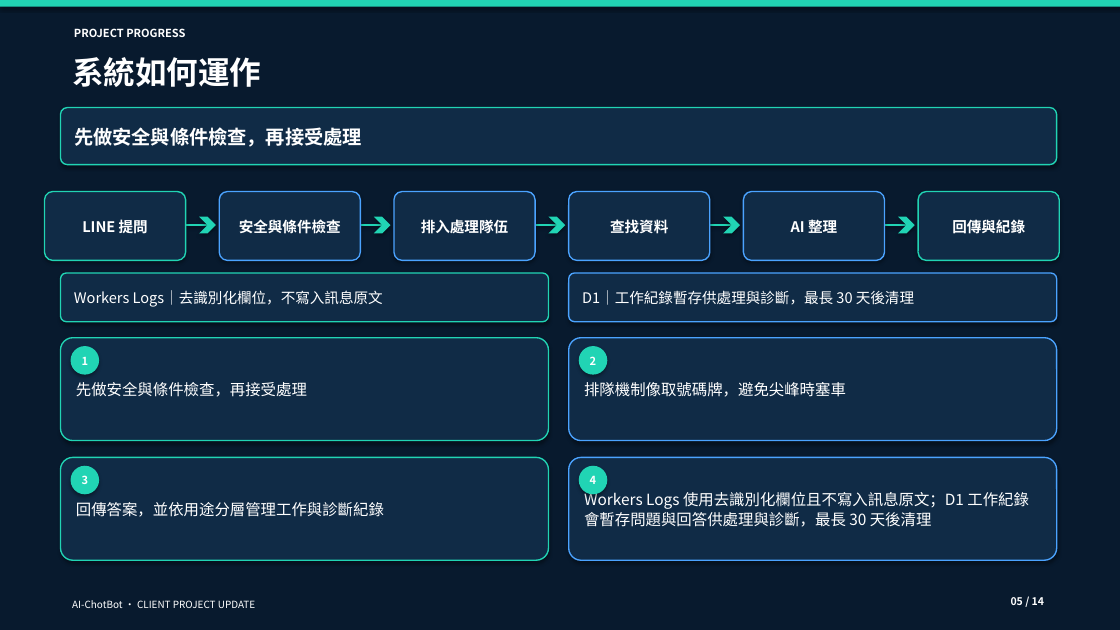
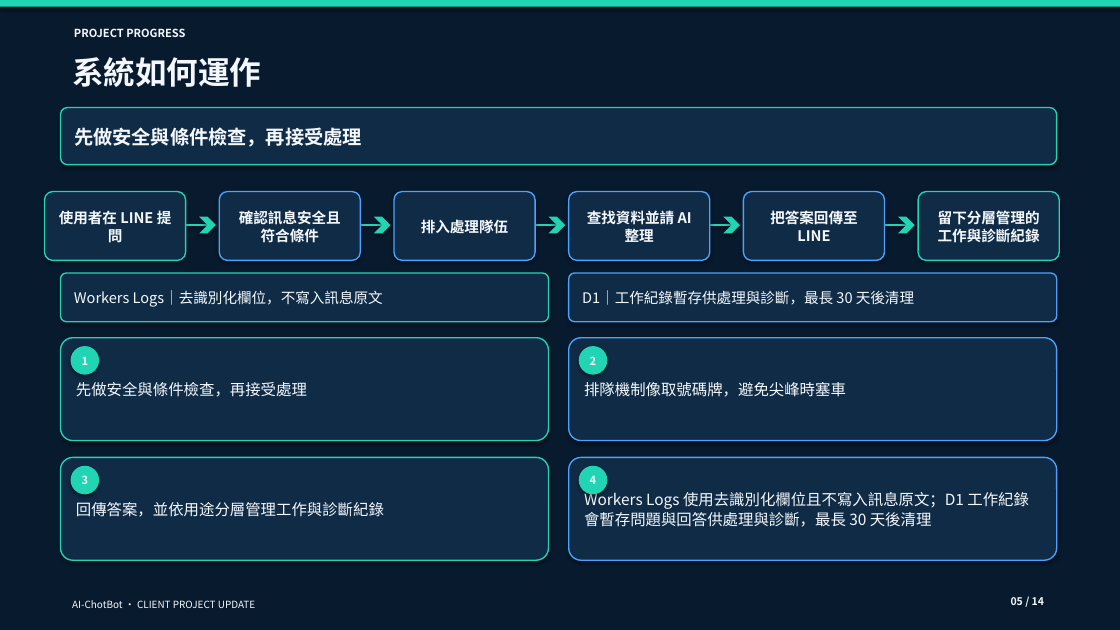
Before and after one commit to yamopeng0918/AI-ChotBot, a slide deck: slide 5 of docs/presentations/AI-ChotBot-project-progress-client.pptx. Drawn at 1120x630 pixels with LibreOffice and Linux fonts; fonts in the diff are those of the drawing. Boxes give left, top, right and bottom in pixels: in the first picture for what was removed or moved away, otherwise in the second. Text is boxed around its words. In the diff, an @@ line names an element or a change of style, - is before the commit and + after.

```diff
--- a/docs/presentations/AI-ChotBot-project-progress-client.pptx
+++ b/docs/presentations/AI-ChotBot-project-progress-client.pptx
@@ text in rounded rectangle at (59, 208, 172, 245): text changed; text colour #FFFFFF to #F4F8FC @@
-LINE 提問
+使用者在 LINE 提問
@@ text in rounded rectangle at (770, 208, 857, 241): text changed; text colour #FFFFFF to #F4F8FC @@
-AI 整理
+把答案回傳至 LINE
@@ text in rounded rectangle at (239, 210, 341, 243): text changed; text colour #FFFFFF to #F4F8FC @@
-安全與條件檢查
+確認訊息安全且符合條件
@@ text in rounded rectangle at (587, 210, 692, 245): text changed; text colour #FFFFFF to #F4F8FC @@
-查找資料
+查找資料並請 AI 整理
@@ text in rounded rectangle at (938, 210, 1040, 243): text changed; text colour #FFFFFF to #F4F8FC @@
-回傳與紀錄
+留下分層管理的工作與診斷紀錄
```
Also in this commit, not shown: 13 other slides changed, 3 other files.
